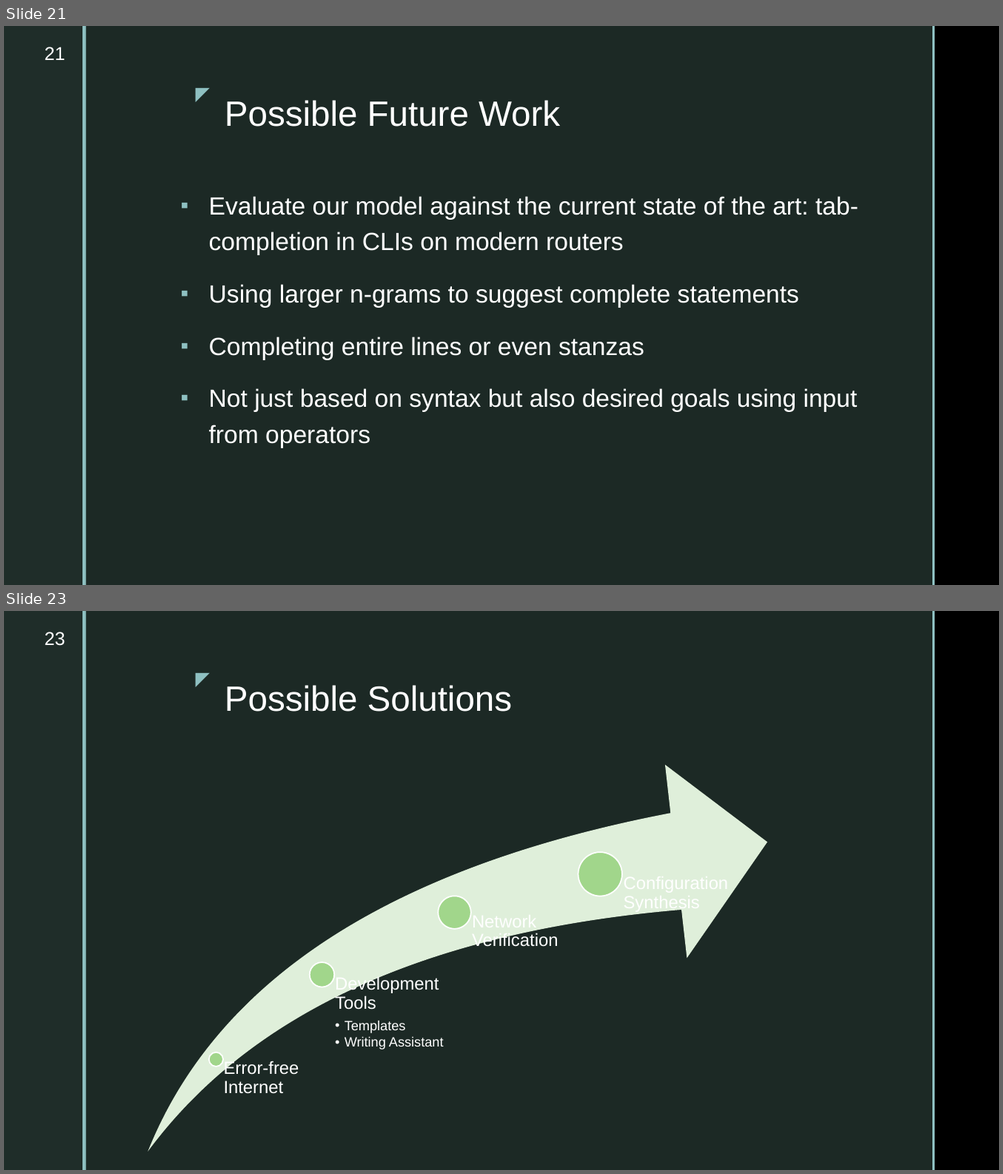
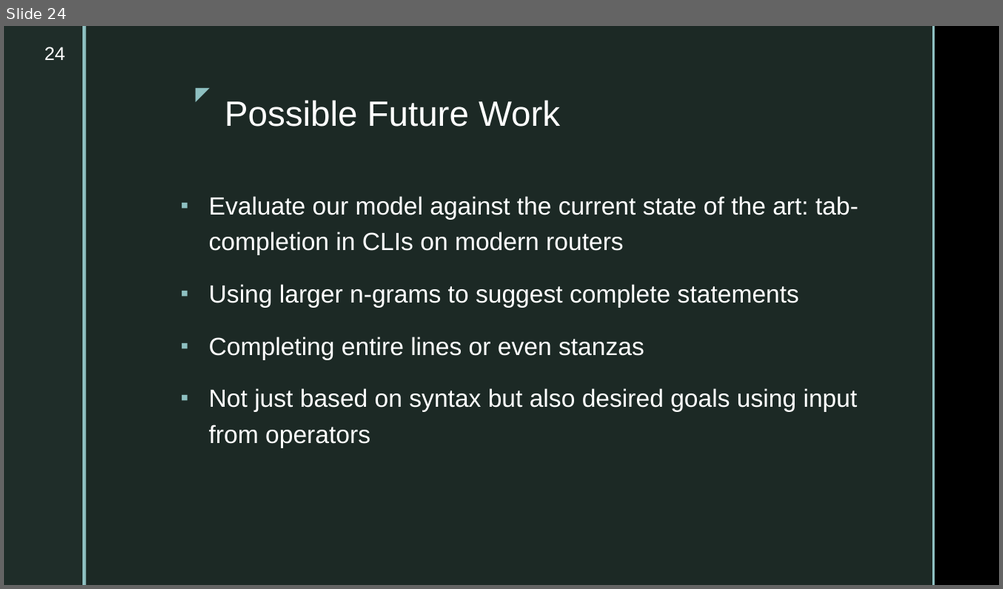
Before and after one commit to ahsanMah/config-completion, a slide deck: Final Presentation.pptx. Shown one above the other, each under a label of ours: slides 21 and 23 before the commit, slide 24 after it; the slides between them are not shown. The pictures are 1003x1174 and 1003x589 pixels, drawn with LibreOffice and Linux fonts; fonts in the diff are those of the drawing; background and template pictures are left out. Boxes give left, top, right and bottom in pixels: in the first picture for what was removed or moved away, otherwise in the second. Text is boxed around its words. In the diff, an @@ line names an element or a change of style, - is before the commit and + after.

```diff
--- a/Final Presentation.pptx
+++ b/Final Presentation.pptx
@@ slide 23 removed at bbox=[4, 611, 999, 1170], background picture (left out); not listed: 5 template elements that a slide beside it also shows @@
@@ page number removed at bbox=[45, 632, 65, 646] @@
-23
@@ title removed at bbox=[225, 685, 512, 712] @@
-Possible Solutions
@@ group removed at bbox=[148, 765, 767, 1152]: 4 ellipses, 4 texts, 1 swoosh arrow @@
-Error-free Internet
-Development Tools
-  • Templates
-  • Writing Assistant
-Network Verification
-Configuration Synthesis
@@ what was slide 21 is now slide 24 @@
@@ page number at bbox=[45, 47, 65, 60]: text changed @@
-21
+24
```
Also in this commit, not shown: 7 slides changed, 6 slides added, 2 other slides removed.
